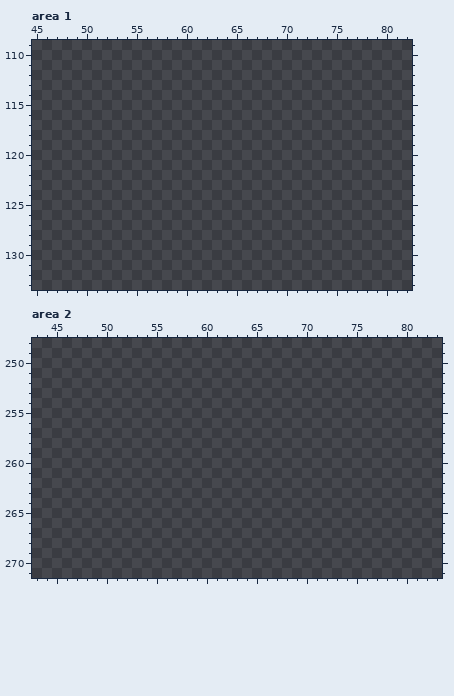
Pixel-art file: raw_assets/ui.aseprite. The first picture shows the starting point.
400x400 pixels, 1 frame. Colours within 5 levels of each other are drawn and written as one. Shown: area 1: x 45..82, y 109..133; area 2: x 43..83, y 248..271.
Once edited:
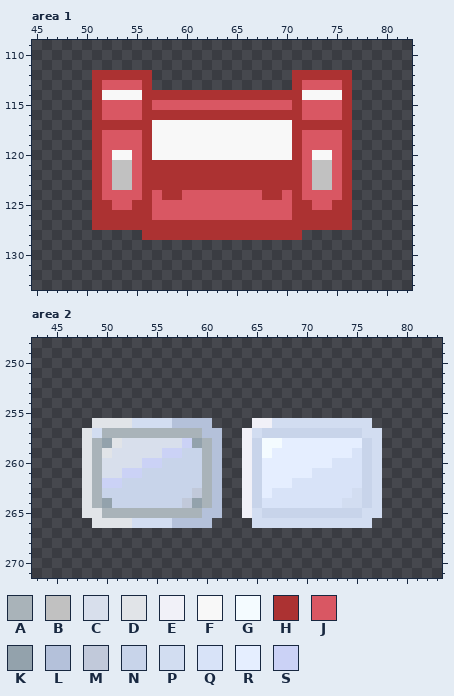
Palette (. is transparent): A #a9b3b9  B #c1c1c1  C #d8dfec  D #e1e4e8  E #f1f1f8  F #f8f8f8  G #f4fbff  H #ac3232  J #d95763  K #93a2ac  L #b4c1da  M #c1c9da  N #c8d4ea  P #d2ddf1  Q #d8e3f8  R #e5eeff  S #cbd2f6
What changed:
layer "Cartridge" added
Area 1, layer "Cartridge":
Colour B now appears in rows 121 to 123 at x 53 to 54 and 73 to 74.
Colour F now appears in row 114 at x 52 to 55 and 72 to 75; in rows 117 to 119 at x 57 to 70; in row 120 at x 53 to 54, 57 to 70 and 73 to 74.
Colour H now appears in row 112 at x 51 to 56 and 71 to 76; in row 113 at x 51, 56, 71 and 76; in row 114 at x 51, 56 to 71 and 76; in row 115 at x 51, 56, 71 and 76; in row 116 at x 51, 56 to 71 and 76; in row 117 at x 51 to 56 and 71 to 76.
Colour H now appears in rows 118 to 120 at x 51, 56, 71 and 76; in rows 121 to 123 at x 51, 56 to 71 and 76; in row 124 at x 51, 56, 58 to 59, 68 to 69, 71 and 76; in row 125 at x 51 to 52, 55 to 56, 71 to 72 and 75 to 76; in row 126 at x 51 to 56 and 71 to 76; in row 127 at x 51 to 76.
Colour H now appears in row 128 at x 56 to 71.
Colour J now appears in row 113 at x 52 to 55 and 72 to 75; in row 115 at x 52 to 55, 57 to 70 and 72 to 75; in row 116 at x 52 to 55 and 72 to 75; in rows 118 to 119 at x 52 to 55 and 72 to 75; in rows 120 to 123 at x 52, 55, 72 and 75; in row 124 at x 52 to 55, 57, 60 to 67, 70 and 72 to 75.
Colour J now appears in row 125 at x 53 to 54, 57 to 70 and 73 to 74; in row 126 at x 57 to 70.
Area 2, layer "Inventory":
Colour A now appears in row 257 at x 50 to 59; in rows 258 to 264 at x 49 and 60; in row 265 at x 50 to 59.
Colour C now appears in row 258 at x 52 to 57; in row 259 at x 51 to 55; in row 260 at x 50 to 53; in row 261 at x 50 to 51.
Colour D now appears in row 256 at x 49 to 52; in row 257 at x 48; in row 258 at x 48 and 51; in row 259 at x 48 and 50; in rows 260 to 264 at x 48; in row 265 at x 48 to 49.
Colour D now appears in row 266 at x 49 to 52.
Colour E now appears in row 256 at x 65 to 66; in rows 257 to 265 at x 64.
Colour G now appears in row 258 at x 66 to 67; in row 259 at x 66.
Colour K now appears in row 258 at x 50 and 59; in row 264 at x 50 and 59.
Colour L now appears in row 256 at x 57 to 60; in row 257 at x 60 to 61; in rows 258 to 264 at x 61; in row 265 at x 60 to 61; in row 266 at x 57 to 60.
Colour M now appears in row 263 at x 59; in row 264 at x 58.
Colour N now appears in row 257 at x 66 to 75; in row 258 at x 65 and 76; in row 259 at x 58 to 59, 65 and 76; in row 260 at x 56 to 59, 65 and 76; in row 261 at x 54 to 59, 65 and 76; in row 262 at x 52 to 59, 65 and 76.
Colour N now appears in row 263 at x 50 to 58, 65 and 76; in row 264 at x 51 to 57, 65 and 76; in row 265 at x 66 to 75.
Colour P now appears in row 256 at x 53 to 56 and 67 to 76; in row 257 at x 49, 65 and 76 to 77; in rows 258 to 262 at x 77; in row 263 at x 75 and 77; in row 264 at x 74 to 75 and 77; in row 265 at x 65 and 76 to 77.
Colour P now appears in row 266 at x 53 to 56 and 65 to 76.
Colour Q now appears in row 259 at x 75; in row 260 at x 73 to 75; in row 261 at x 71 to 75; in row 262 at x 69 to 75; in row 263 at x 67 to 74; in row 264 at x 66 to 73.
Colour R now appears in row 258 at x 68 to 75; in row 259 at x 67 to 74; in row 260 at x 66 to 72; in row 261 at x 66 to 70; in row 262 at x 66 to 68; in row 263 at x 66.
Colour S now appears in row 258 at x 58; in row 259 at x 56 to 57; in row 260 at x 54 to 55; in row 261 at x 52 to 53; in row 262 at x 50 to 51.
Boxes around the changes in both pictures, in picture pixels (x1, y1, x2, y2):
added: (92, 70, 352, 240)
added: (82, 418, 382, 528)
